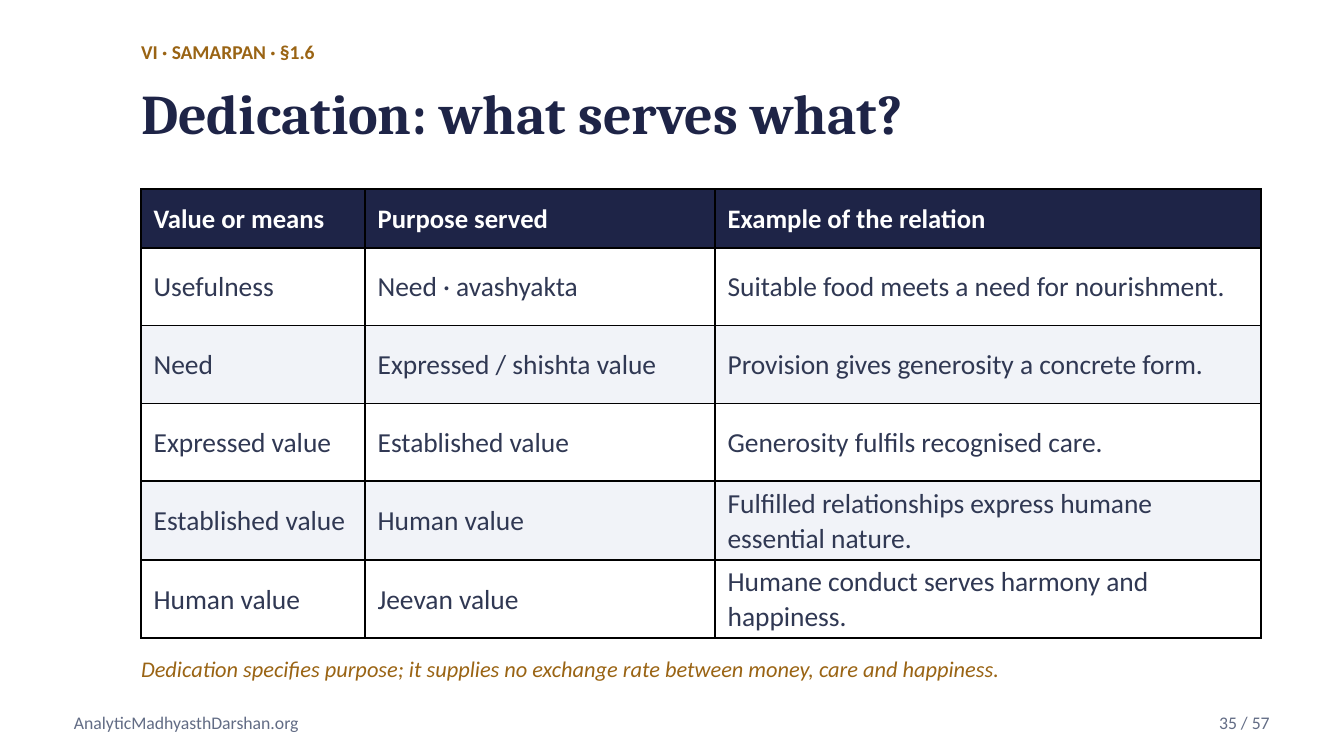
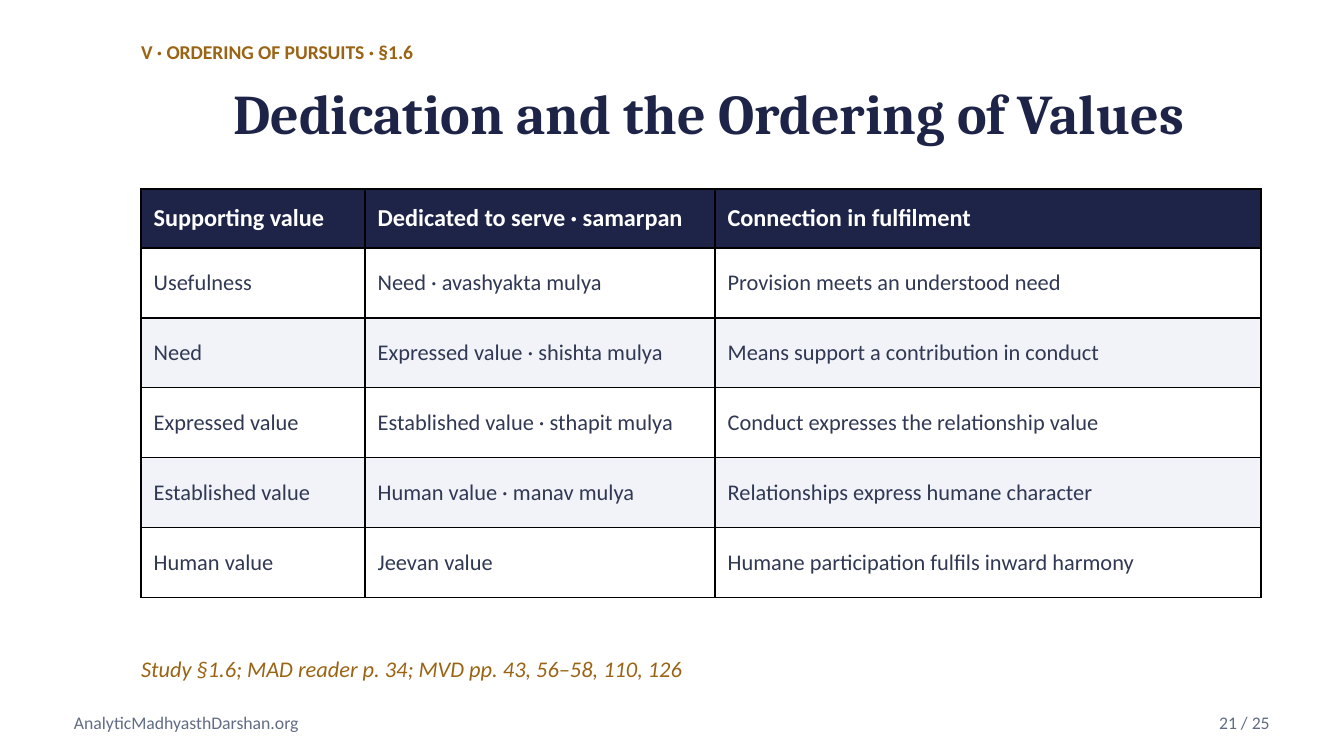
Before and after one commit to raghavamohan/AnalyticMadhyasthDarshan, a slide deck: slide 21 of Studies/Axiology-Value-Theory/Axiology-Value-Theory-Madhyasth-Darshan.pptx (slide 35 before the commit). Drawn at 1344x756 pixels with LibreOffice and Linux fonts; fonts in the diff are those of the drawing. Boxes give left, top, right and bottom in pixels: in the first picture for what was removed or moved away, otherwise in the second. Text is boxed around its words. In the diff, an @@ line names an element or a change of style, - is before the commit and + after.

```diff
--- a/Studies/Axiology-Value-Theory/Axiology-Value-Theory-Madhyasth-Darshan.pptx
+++ b/Studies/Axiology-Value-Theory/Axiology-Value-Theory-Madhyasth-Darshan.pptx
@@ text at [141,45,413,60]: text changed @@
-VI · SAMARPAN · §1.6
+V · ORDERING OF PURSUITS · §1.6
@@ text at [233,94,1184,147]: text changed @@
-Dedication: what serves what?
+Dedication and the Ordering of Values
@@ table at [141,190,1261,637] @@
-row 1: Value or means | Purpose served | Example of the relation
+row 1: Supporting value | Dedicated to serve · samarpan | Connection in fulfilment
-row 2, column 2: Need · avashyakta
+row 2, column 2: Need · avashyakta mulya
-row 2, column 3: Suitable food meets a need for nourishment.
+row 2, column 3: Provision meets an understood need
-row 3, column 2: Expressed / shishta value
+row 3, column 2: Expressed value · shishta mulya
-row 3, column 3: Provision gives generosity a concrete form.
+row 3, column 3: Means support a contribution in conduct
-row 4, column 2: Established value
+row 4, column 2: Established value · sthapit mulya
-row 4, column 3: Generosity fulfils recognised care.
+row 4, column 3: Conduct expresses the relationship value
-row 5, column 2: Human value
+row 5, column 2: Human value · manav mulya
-row 5, column 3: Fulfilled relationships express humane essential nature.
+row 5, column 3: Relationships express humane character
-row 6, column 3: Humane conduct serves harmony and happiness.
+row 6, column 3: Humane participation fulfils inward harmony
@@ size 14.6 to 12 pt in "Usefulness", "Need", "Expressed value", "Established value" and 2 more places @@
@@ line spacing 1.05 to 1 @@
@@ text at [141,661,682,681]: text changed @@
-Dedication specifies purpose; it supplies no exchange rate between money, care and happiness.
+Study §1.6; MAD reader p. 34; MVD pp. 43, 56–58, 110, 126
@@ text at [1219,717,1270,729]: text changed @@
-35 / 57
+21 / 25
```
Also in this commit, not shown: 19 other slides changed, 5 slides added, 37 slides removed, 1 other file.
